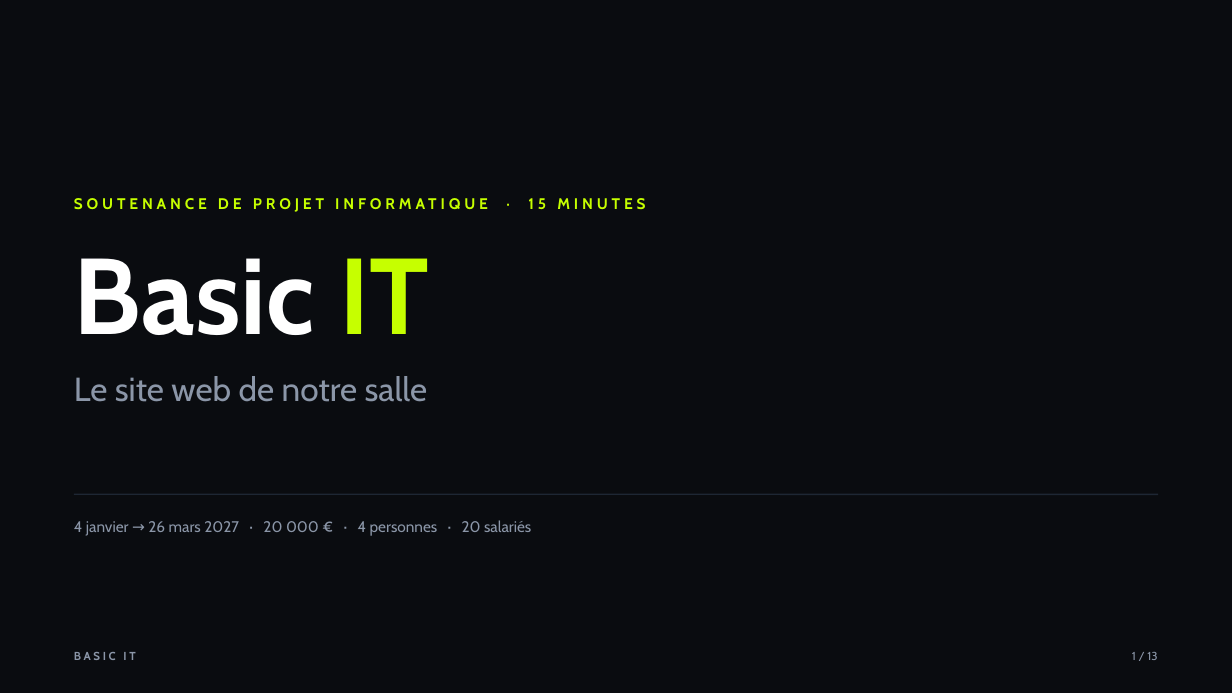
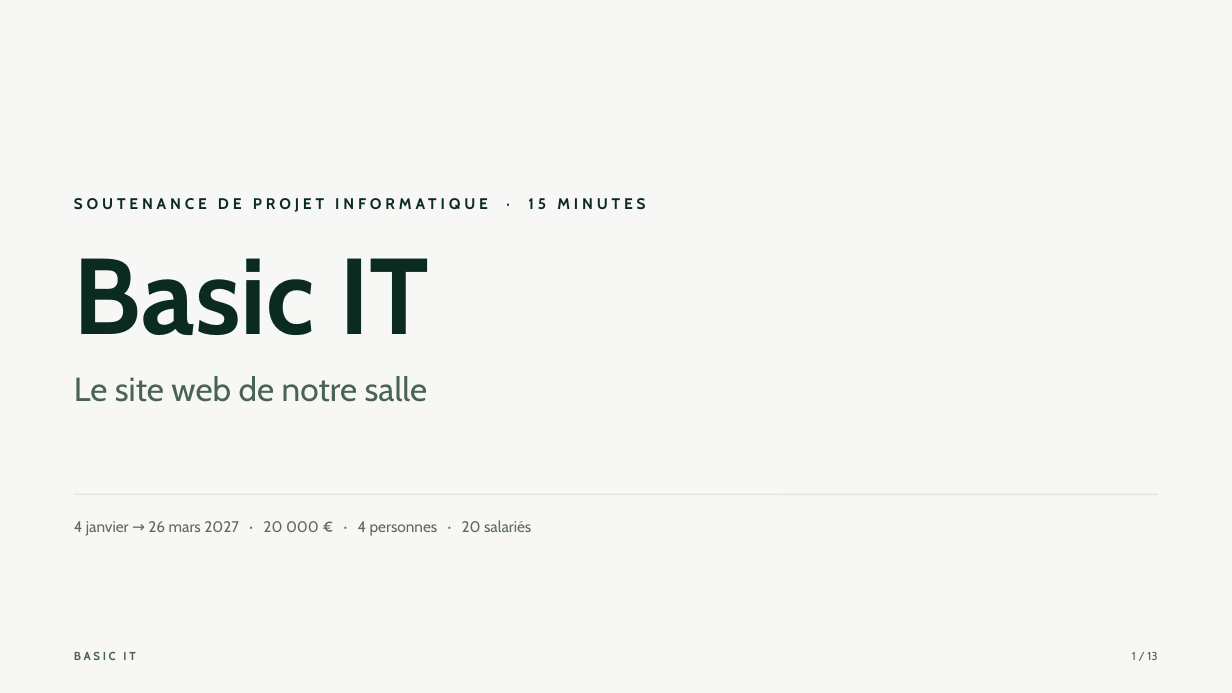
Before and after one commit to LucasDECEBAL/Basic-IT, a slide deck: slide 1 of docs/soutenance/Basic-IT-soutenance.pptx. Drawn at 1232x693 pixels with LibreOffice and Linux fonts; fonts in the diff are those of the drawing. Boxes give left, top, right and bottom in pixels: in the first picture for what was removed or moved away, otherwise in the second. Text is boxed around its words. In the diff, an @@ line names an element or a change of style, - is before the commit and + after.

Commit message:
style: palette du site (ecru, foret, sauge) sur le deck et le pptx

```diff
--- a/docs/soutenance/Basic-IT-soutenance.pptx
+++ b/docs/soutenance/Basic-IT-soutenance.pptx
@@ background #0A0C10 to #F7F8F5 @@
@@ text "SOUTENANCE DE PROJET INFORMATIQUE · ..." at (74, 198, 645, 212): text colour #C6FF00 to #0B2B20 @@
@@ text "Basic IT" at (74, 258, 429, 335): text colour #FFFFFF to #0B2B20 in "Basic"; text colour #C6FF00 to #0B2B20 in "IT" @@
@@ text "4 janvier → 26 mars ..." at (74, 520, 531, 536): text colour #8B96A8 to #5B6A62 @@
@@ line (74, 494) - (1158, 494): stroke #1E2734 1 pt to #E3E5DC 1 pt @@
@@ text colour #8B96A8 to #4A6357 in 3 elements at (74, 376, 427, 402), (74, 652, 135, 660), (1132, 652, 1157, 660) @@
```
Also in this commit, not shown: 12 other slides changed, 16 other files.
